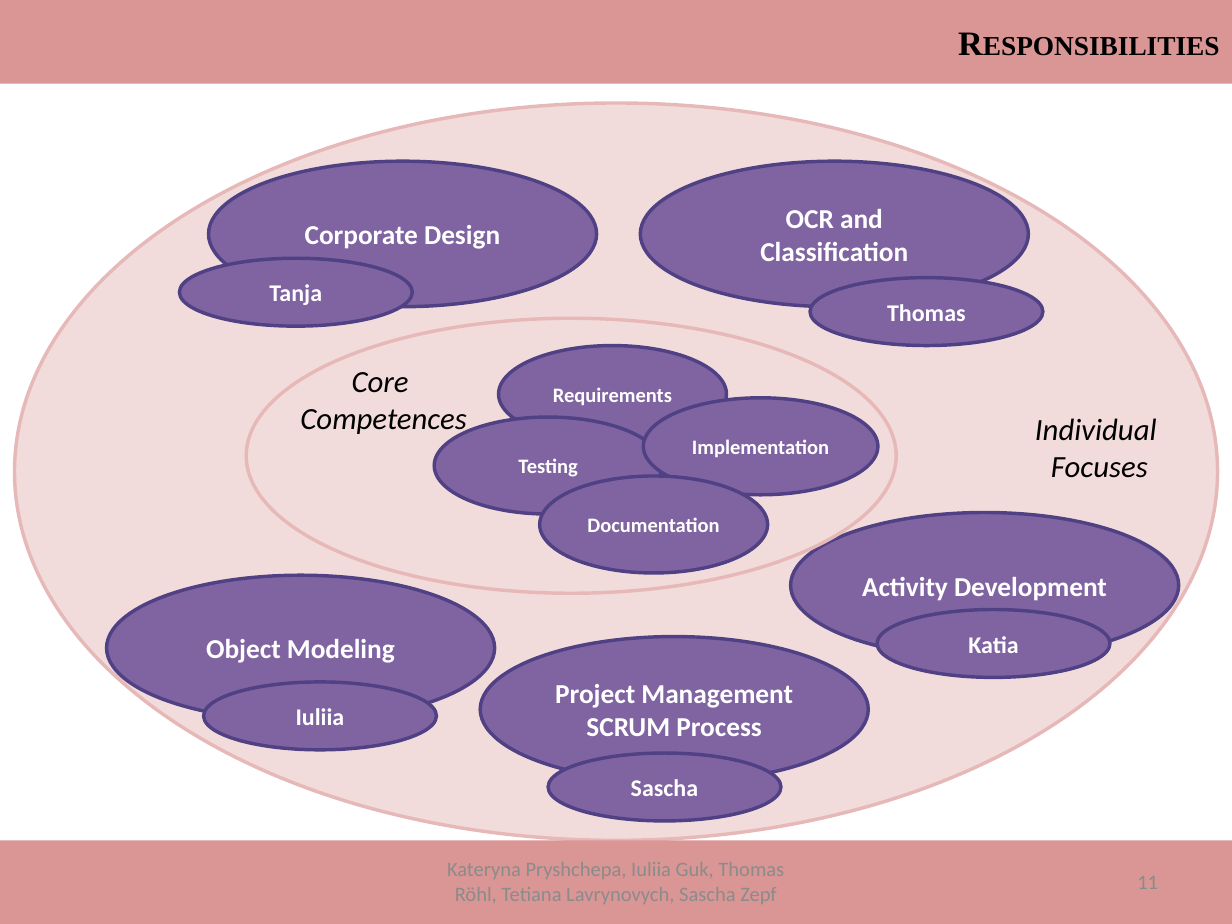
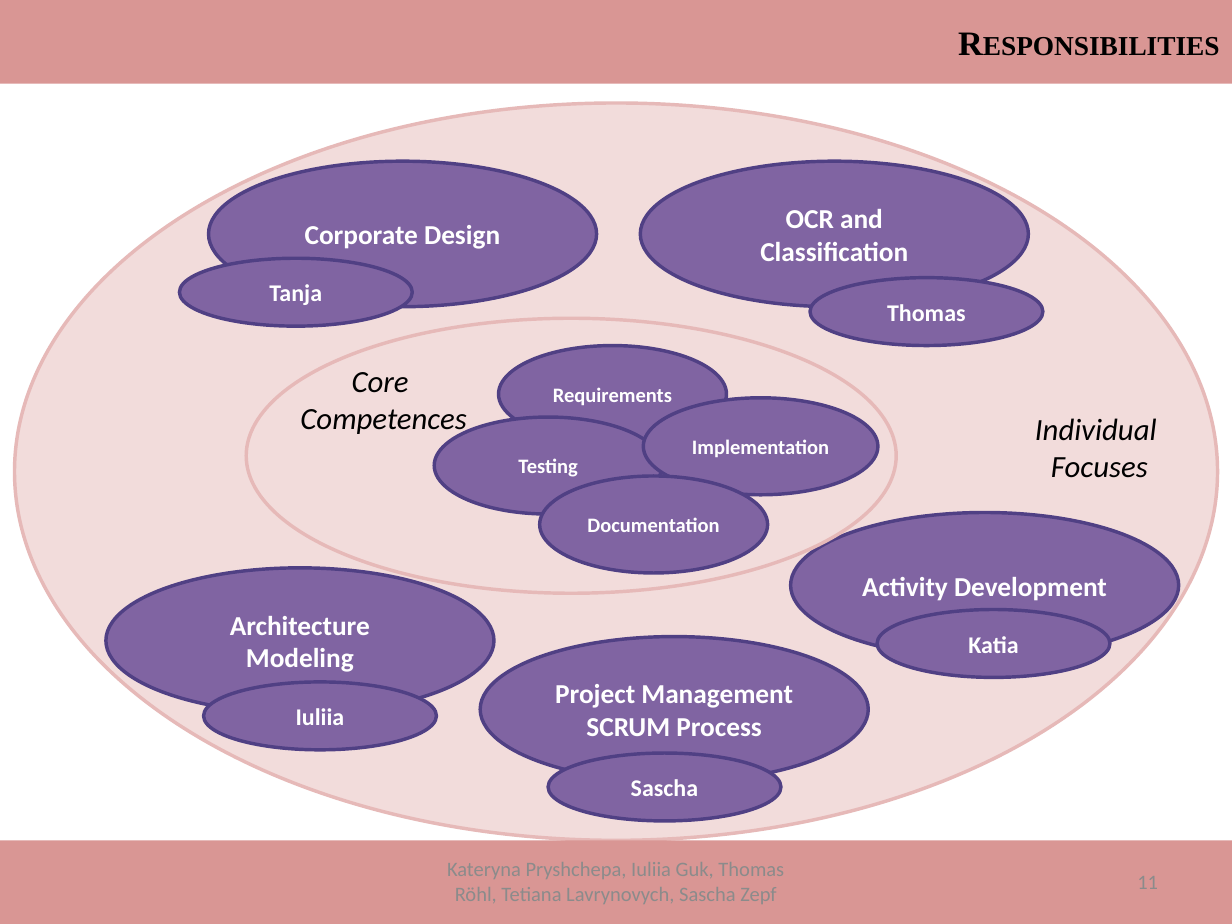
Before and after one commit to ThomasRoehl/ShopAdmin, a slide deck: slide 11 of Dokumentation/ShopAdmin_Final.pptx. Drawn at 1232x924 pixels with LibreOffice and Linux fonts; fonts in the diff are those of the drawing. Boxes give left, top, right and bottom in pixels: in the first picture for what was removed or moved away, otherwise in the second. Text is boxed around its words. In the diff, an @@ line names an element or a change of style, - is before the commit and + after.

```diff
--- a/Dokumentation/ShopAdmin_Final.pptx
+++ b/Dokumentation/ShopAdmin_Final.pptx
@@ ellipse "Architecture Modeling" moved from (x1=106, y1=575, x2=494, y2=721) to (x1=106, y1=568, x2=494, y2=713) @@
@@ text in ellipse at (x1=230, y1=616, x2=370, y2=672): text changed @@
-Object Modeling
+Architecture Modeling
```
Also in this commit, not shown: 5 other slides changed, 1 slide added, 1 other file.
